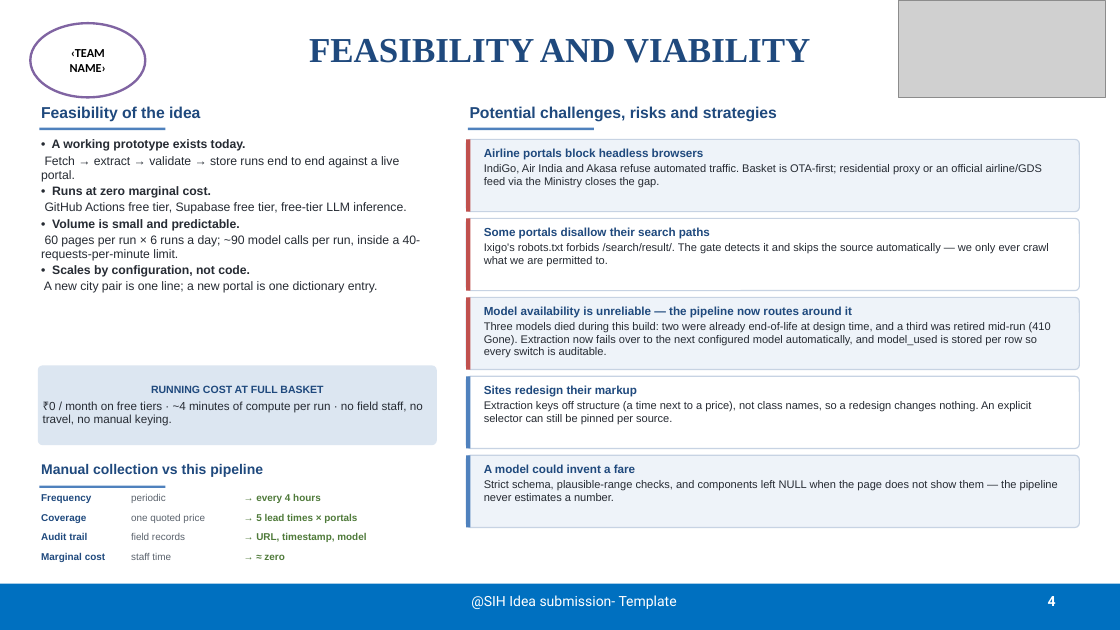
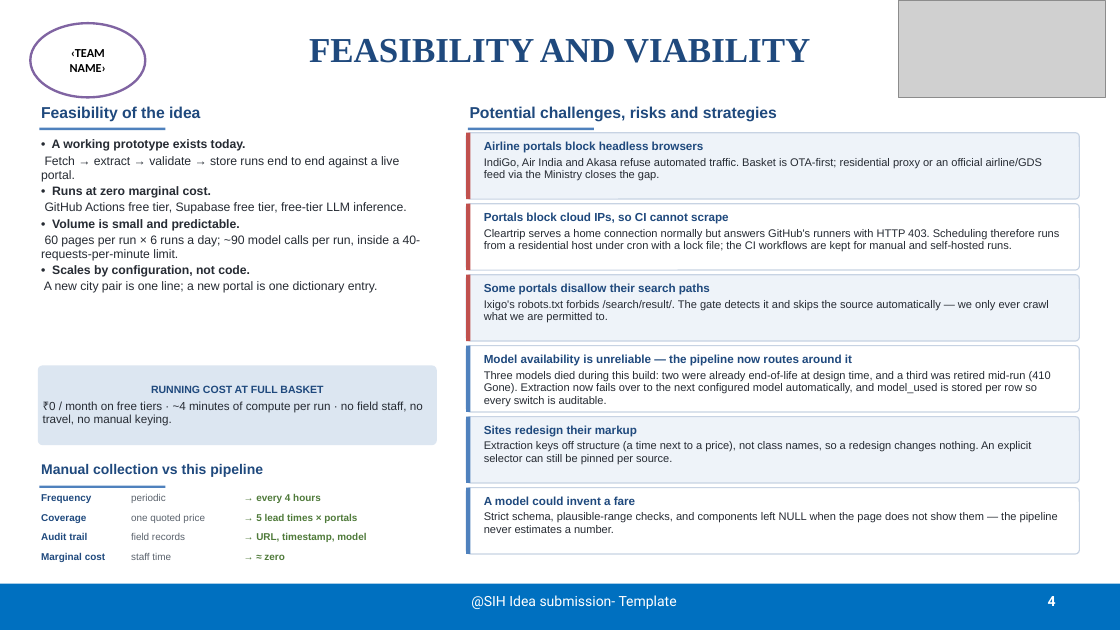
Before and after one commit to BradCage-afk/sih-2026-airfare-index, a slide deck: slide 4 of SIH26056-Idea-Presentation.pptx. Drawn at 1120x630 pixels with LibreOffice and Linux fonts; fonts in the diff are those of the drawing; grey boxes stand for pictures. Boxes give left, top, right and bottom in pixels: in the first picture for what was removed or moved away, otherwise in the second. Text is boxed around its words. In the diff, an @@ line names an element or a change of style, - is before the commit and + after.

```diff
--- a/SIH26056-Idea-Presentation.pptx
+++ b/SIH26056-Idea-Presentation.pptx
@@ rounded rectangle resized from (x1=466, y1=139, x2=1080, y2=212) to (x1=466, y1=133, x2=1080, y2=199) @@
@@ rectangle resized from (x1=466, y1=139, x2=471, y2=212) to (x1=466, y1=133, x2=471, y2=199) @@
@@ text "Airline portals block headless browsers" moved from (x1=484, y1=148, x2=1043, y2=187) to (x1=484, y1=141, x2=1043, y2=181) @@
@@ rounded rectangle resized from (x1=466, y1=218, x2=1080, y2=291) to (x1=466, y1=203, x2=1080, y2=270) @@
@@ rectangle resized from (x1=466, y1=218, x2=471, y2=291) to (x1=466, y1=203, x2=471, y2=270) @@
@@ text added at (x1=484, y1=212, x2=1060, y2=251), 9.5 pt, text #262B33 @@
+Portals block cloud IPs, so CI cannot scrape
+Cleartrip serves a home connection normally but answers GitHub's runners with HTTP 403. Scheduling therefore runs from a residential host under cron with a lock file; the CI workflows are kept for manual and self-hosted runs.
@@ rounded rectangle resized from (x1=466, y1=297, x2=1080, y2=370) to (x1=466, y1=275, x2=1080, y2=341) @@
@@ rectangle resized from (x1=466, y1=297, x2=471, y2=370) to (x1=466, y1=275, x2=471, y2=341) @@
@@ text "Some portals disallow their search ..." moved from (x1=484, y1=227, x2=1049, y2=266) to (x1=484, y1=283, x2=1049, y2=323) @@
@@ rounded rectangle resized from (x1=466, y1=376, x2=1080, y2=449) to (x1=466, y1=346, x2=1080, y2=413) @@
@@ rectangle resized from (x1=466, y1=376, x2=471, y2=449) to (x1=466, y1=346, x2=471, y2=413) @@
@@ text "Model availability is unreliable — ..." moved from (x1=484, y1=306, x2=1051, y2=358) to (x1=484, y1=354, x2=1051, y2=406) @@
@@ rounded rectangle resized from (x1=466, y1=455, x2=1080, y2=528) to (x1=466, y1=417, x2=1080, y2=483) @@
@@ rectangle resized from (x1=466, y1=455, x2=471, y2=528) to (x1=466, y1=417, x2=471, y2=483) @@
@@ text "Sites redesign their markup" moved from (x1=484, y1=385, x2=1032, y2=424) to (x1=484, y1=425, x2=1032, y2=465) @@
@@ rounded rectangle added at (x1=466, y1=487, x2=1080, y2=554), fill #FFFFFF, outline #C7D3E3 1 pt @@
@@ rectangle added at (x1=466, y1=487, x2=471, y2=554), fill #4F81BD @@
@@ text "A model could invent a ..." moved from (x1=484, y1=464, x2=1058, y2=501) to (x1=484, y1=496, x2=1058, y2=533) @@
```
Also in this commit, not shown: 1 other slide changed, 7 other files.
